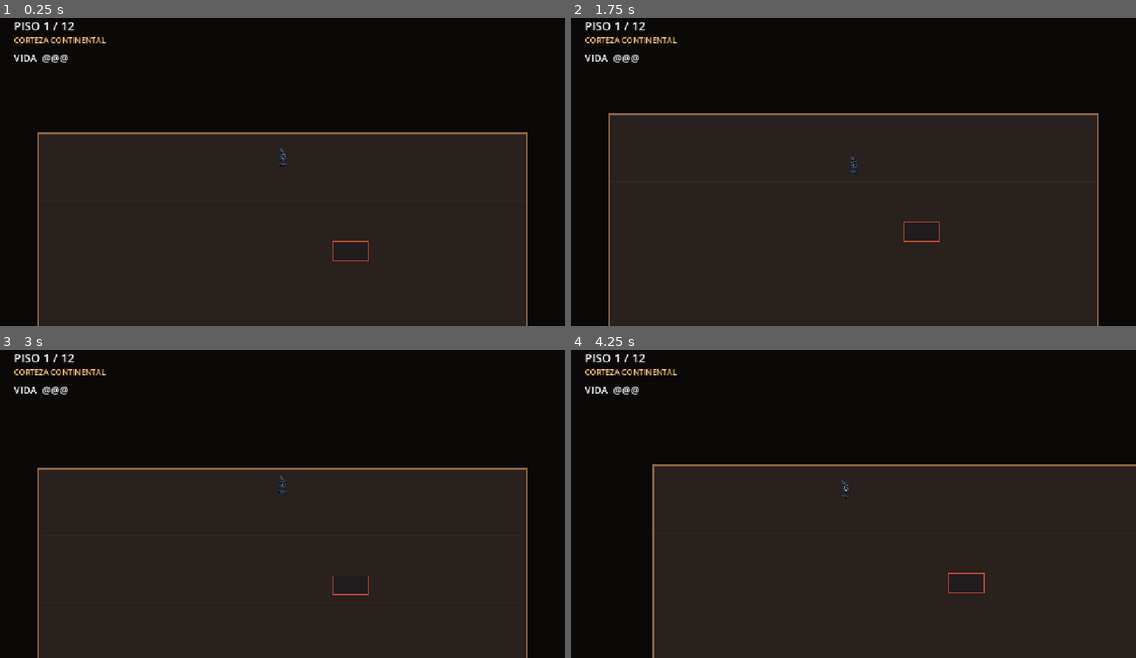
Above: before the commit, frames 1-4 (two rows, left to right).
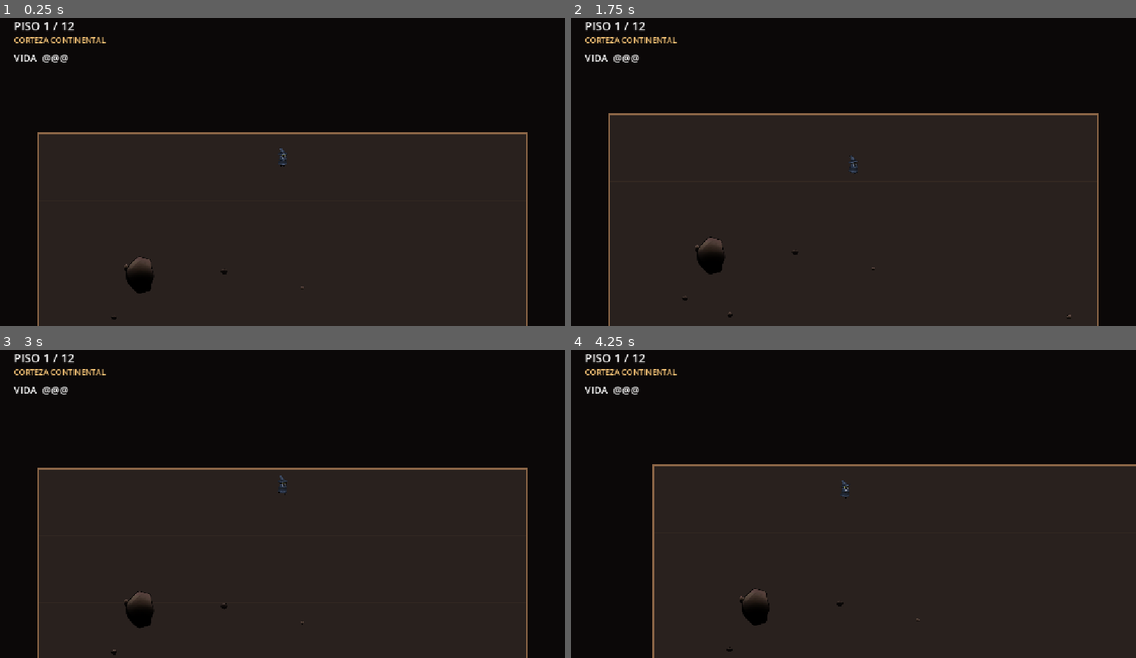
Above: after the commit, the same moments.

Repository: MatiasRodrigo0502/Vacio
Game: Godot game, scene res://scenes/Principal.tscn
Two runs of this game, one before a commit and one after it. Both use one fixed random seed, a clock stepped at 60 frames per second and the inputs below.
Inputs:
- Up to frame 1 (0.25 s): no input
- Up to frame 2 (1.75 s): tap Enter at 0.5 s; hold D (mover_derecha) 0.53-1.28 s; hold R (reiniciar_partida) 0.53-1.28 s; hold S (mover_abajo) from 1.28 s (still down); tap R (reiniciar_partida) at 1.35 s
- Up to frame 3 (3 s): release S (mover_abajo) at 2.03 s; hold D (mover_derecha) 2.03-2.78 s; hold R (reiniciar_partida) 2.03-2.78 s; hold W (mover_arriba) from 2.78 s (still down); tap R (reiniciar_partida) at 2.85 s
- Up to frame 4 (4.25 s): release W (mover_arriba) at 3.53 s; hold A (mover_izquierda) from 3.53 s (still down); hold R (reiniciar_partida) from 3.53 s (still down)

The runs differ from the first frame. In frame 1, 0.4% of the frame differs, in the area x 19-66%, y 72-98%; in frame 2, 0.4%, in the area x 19-89%, y 66-98%; in frame 3, 0.4%; in frame 4, 0.4%.

Commit message:
Los obstaculos pasan a ser rocas de cueva, con decoracion en el suelo
Sustituye los rectangulos dibujados con _draw() por texturas del pack de
cueva, y reparte piedras pequenas por el suelo como decoracion.

- assets/obstaculos: 33 texturas. Los 4 atlas de cueva se partieron
  automaticamente en 100 piezas sueltas (islas de pixeles opacos) y de
  esas se eligieron a mano las que funcionan en vista cenital: cantos
  rodados, bloques y grupos. Descartadas estalagmitas, estalactitas,
  esquirlas y repisas planas, que delatan la vista lateral. 772 KB.
- CatalogoObstaculos (Resource) con las cuatro familias. Lista fija y no
  lectura de carpeta, porque el orden en disco no es estable entre
  sistemas y los 12 pisos tienen que ser identicos en las tres maquinas.
- DatosPiso gana familia_obstaculos (elegible por piso desde su .tres) y
  catalogo_obstaculos, para poder meter otro pack de arte sin tocar
  codigo. Progresion: cantos sueltos arriba, grupos en el manto, bloques
  fracturados en el nucleo.
- La colision es el 72% del dibujo: la caja de la textura incluye
  esquinas transparentes y el jugador debe sentir que pasa raspando.
- La decoracion no pasa por el pool (no tiene fisica, es poca y muere con
  el piso) y se genera despues de las rocas con el mismo generador, para
  no alterar la secuencia y que los 12 pisos sigan siendo los de siempre.
- El suelo se queda en color plano: ningun pack trae textura cenital
  repetible, y el color por profundidad es lo que comunica las capas.

Verificado en headless: los 12 pisos colocan ahora el 100% de las rocas
pedidas (antes el repartidor descartaba algunas), pool estable en 40 y
victoria en el piso 12. El tinte por profundidad se ajusto midiendo
contraste sobre captura: 0,33x la luminancia del suelo (~3:1).

Co-Authored-By: Claude Opus 5 <noreply@anthropic.com>

Diff:
--- /dev/null
+++ b/assets/obstaculos/catalogo_cueva.tres
@@ -0,0 +1,43 @@
+[gd_resource type="Resource" script_class="CatalogoObstaculos" load_steps=35 format=3]
+
+[ext_resource type="Script" path="res://scripts/catalogo_obstaculos.gd" id="0_catalogo"]
+[ext_resource type="Texture2D" path="res://assets/obstaculos/piedra_00.png" id="piedra_00"]
+[ext_resource type="Texture2D" path="res://assets/obstaculos/piedra_01.png" id="piedra_01"]
+[ext_resource type="Texture2D" path="res://assets/obstaculos/piedra_02.png" id="piedra_02"]
+[ext_resource type="Texture2D" path="res://assets/obstaculos/piedra_03.png" id="piedra_03"]
+[ext_resource type="Texture2D" path="res://assets/obstaculos/piedra_04.png" id="piedra_04"]
+[ext_resource type="Texture2D" path="res://assets/obstaculos/piedra_05.png" id="piedra_05"]
+[ext_resource type="Texture2D" path="res://assets/obstaculos/piedra_06.png" id="piedra_06"]
+[ext_resource type="Texture2D" path="res://assets/obstaculos/piedra_07.png" id="piedra_07"]
+[ext_resource type="Texture2D" path="res://assets/obstaculos/roca_00.png" id="roca_00"]
+[ext_resource type="Texture2D" path="res://assets/obstaculos/roca_01.png" id="roca_01"]
+[ext_resource type="Texture2D" path="res://assets/obstaculos/roca_02.png" id="roca_02"]
+[ext_resource type="Texture2D" path="res://assets/obstaculos/roca_03.png" id="roca_03"]
+[ext_resource type="Texture2D" path="res://assets/obstaculos/roca_04.png" id="roca_04"]
+[ext_resource type="Texture2D" path="res://assets/obstaculos/roca_05.png" id="roca_05"]
+[ext_resource type="Texture2D" path="res://assets/obstaculos/roca_06.png" id="roca_06"]
+[ext_resource type="Texture2D" path="res://assets/obstaculos/roca_07.png" id="roca_07"]
+[ext_resource type="Texture2D" path="res://assets/obstaculos/roca_08.png" id="roca_08"]
+[ext_resource type="Texture2D" path="res://assets/obstaculos/roca_09.png" id="roca_09"]
+[ext_resource type="Texture2D" path="res://assets/obstaculos/bloque_00.png" id="bloque_00"]
+[ext_resource type="Texture2D" path="res://assets/obstaculos/bloque_01.png" id="bloque_01"]
+[ext_resource type="Texture2D" path="res://assets/obstaculos/bloque_02.png" id="bloque_02"]
+[ext_resource type="Texture2D" path="res://assets/obstaculos/bloque_03.png" id="bloque_03"]
+[ext_resource type="Texture2D" path="res://assets/obstaculos/bloque_04.png" id="bloque_04"]
+[ext_resource type="Texture2D" path="res://assets/obstaculos/bloque_05.png" id="bloque_05"]
+[ext_resource type="Texture2D" path="res://assets/obstaculos/bloque_06.png" id="bloque_06"]
+[ext_resource type="Texture2D" path="res://assets/obstaculos/grupo_00.png" id="grupo_00"]
+[ext_resource type="Texture2D" path="res://assets/obstaculos/grupo_01.png" id="grupo_01"]
+[ext_resource type="Texture2D" path="res://assets/obstaculos/grupo_02.png" id="grupo_02"]
+[ext_resource type="Texture2D" path="res://assets/obstaculos/grupo_03.png" id="grupo_03"]
+[ext_resource type="Texture2D" path="res://assets/obstaculos/grupo_04.png" id="grupo_04"]
+[ext_resource type="Texture2D" path="res://assets/obstaculos/grupo_05.png" id="grupo_05"]
+[ext_resource type="Texture2D" path="res://assets/obstaculos/grupo_06.png" id="grupo_06"]
+[ext_resource type="Texture2D" path="res://assets/obstaculos/grupo_07.png" id="grupo_07"]
+
+[resource]
+script = ExtResource("0_catalogo")
+piedras = Array[Texture2D]([ExtResource("piedra_00"), ExtResource("piedra_01"), ExtResource("piedra_02"), ExtResource("piedra_03"), ExtResource("piedra_04"), ExtResource("piedra_05"), ExtResource("piedra_06"), ExtResource("piedra_07")])
+rocas = Array[Texture2D]([ExtResource("roca_00"), ExtResource("roca_01"), ExtResource("roca_02"), ExtResource("roca_03"), ExtResource("roca_04"), ExtResource("roca_05"), ExtResource("roca_06"), ExtResource("roca_07"), ExtResource("roca_08"), ExtResource("roca_09")])
+bloques = Array[Texture2D]([ExtResource("bloque_00"), ExtResource("bloque_01"), ExtResource("bloque_02"), ExtResource("bloque_03"), ExtResource("bloque_04"), ExtResource("bloque_05"), ExtResource("bloque_06")])
+grupos = Array[Texture2D]([ExtResource("grupo_00"), ExtResource("grupo_01"), ExtResource("grupo_02"), ExtResource("grupo_03"), ExtResource("grupo_04"), ExtResource("grupo_05"), ExtResource("grupo_06"), ExtResource("grupo_07")])
--- a/resources/pisos/piso_01_corteza_continental.tres
+++ b/resources/pisos/piso_01_corteza_continental.tres
@@ -10,4 +10,5 @@
 radio_vision = 520.0
 es_nivel_final = false
 alto_area = 1800.0
+familia_obstaculos = "roca"
 cantidad_obstaculos = 4
--- a/resources/pisos/piso_02_corteza_oceanica.tres
+++ b/resources/pisos/piso_02_corteza_oceanica.tres
@@ -10,4 +10,5 @@
 radio_vision = 495.0
 es_nivel_final = false
 alto_area = 1780.0
+familia_obstaculos = "roca"
 cantidad_obstaculos = 5
--- a/resources/pisos/piso_03_litosfera_superior.tres
+++ b/resources/pisos/piso_03_litosfera_superior.tres
@@ -10,4 +10,5 @@
 radio_vision = 470.0
 es_nivel_final = false
 alto_area = 1760.0
+familia_obstaculos = "roca"
 cantidad_obstaculos = 6
--- a/resources/pisos/piso_04_astenosfera.tres
+++ b/resources/pisos/piso_04_astenosfera.tres
@@ -10,4 +10,5 @@
 radio_vision = 445.0
 es_nivel_final = false
 alto_area = 1740.0
+familia_obstaculos = "roca"
 cantidad_obstaculos = 8
--- a/resources/pisos/piso_05_manto_superior.tres
+++ b/resources/pisos/piso_05_manto_superior.tres
@@ -10,4 +10,5 @@
 radio_vision = 420.0
 es_nivel_final = false
 alto_area = 1720.0
+familia_obstaculos = "grupo"
 cantidad_obstaculos = 9
--- a/resources/pisos/piso_06_zona_de_transicion.tres
+++ b/resources/pisos/piso_06_zona_de_transicion.tres
@@ -10,4 +10,5 @@
 radio_vision = 395.0
 es_nivel_final = false
 alto_area = 1700.0
+familia_obstaculos = "grupo"
 cantidad_obstaculos = 11
--- a/resources/pisos/piso_07_manto_inferior.tres
+++ b/resources/pisos/piso_07_manto_inferior.tres
@@ -10,4 +10,5 @@
 radio_vision = 370.0
 es_nivel_final = false
 alto_area = 1680.0
+familia_obstaculos = "grupo"
 cantidad_obstaculos = 13
--- a/resources/pisos/piso_08_capa_d.tres
+++ b/resources/pisos/piso_08_capa_d.tres
@@ -10,4 +10,5 @@
 radio_vision = 345.0
 es_nivel_final = false
 alto_area = 1660.0
+familia_obstaculos = "grupo"
 cantidad_obstaculos = 15
--- a/resources/pisos/piso_09_nucleo_externo_exterior.tres
+++ b/resources/pisos/piso_09_nucleo_externo_exterior.tres
@@ -10,4 +10,5 @@
 radio_vision = 320.0
 es_nivel_final = false
 alto_area = 1640.0
+familia_obstaculos = "bloque"
 cantidad_obstaculos = 16
--- a/resources/pisos/piso_10_nucleo_externo_interior.tres
+++ b/resources/pisos/piso_10_nucleo_externo_interior.tres
@@ -10,4 +10,5 @@
 radio_vision = 295.0
 es_nivel_final = false
 alto_area = 1620.0
+familia_obstaculos = "bloque"
 cantidad_obstaculos = 17
--- a/resources/pisos/piso_11_limite_del_nucleo_interno.tres
+++ b/resources/pisos/piso_11_limite_del_nucleo_interno.tres
@@ -10,4 +10,5 @@
 radio_vision = 270.0
 es_nivel_final = false
 alto_area = 1600.0
+familia_obstaculos = "bloque"
 cantidad_obstaculos = 18
--- a/resources/pisos/piso_12_nucleo_interno.tres
+++ b/resources/pisos/piso_12_nucleo_interno.tres
@@ -10,4 +10,5 @@
 radio_vision = 240.0
 es_nivel_final = true
 alto_area = 1580.0
+familia_obstaculos = "bloque"
 cantidad_obstaculos = 18
--- a/scenes/Obstaculo.tscn
+++ b/scenes/Obstaculo.tscn
@@ -11,5 +11,7 @@
 monitorable = false
 script = ExtResource("1_obstaculo")
 
+[node name="Sprite" type="Sprite2D" parent="."]
+
 [node name="Forma" type="CollisionShape2D" parent="."]
 shape = SubResource("RectangleShape2D_obst")
--- a/scenes/Piso.tscn
+++ b/scenes/Piso.tscn
@@ -7,6 +7,8 @@
 
 [node name="Piso" type="Node2D"]
 script = ExtResource("1_piso")
+
+[node name="Decoracion" type="Node2D" parent="."]
 
 [node name="Muros" type="StaticBody2D" parent="."]
 collision_layer = 2
--- /dev/null
+++ b/scripts/catalogo_obstaculos.gd
@@ -0,0 +1,39 @@
+## Catalogo de texturas de obstaculos, agrupadas por familia.
+##
+## POR QUE UN RESOURCE Y NO UNA CARPETA QUE SE LEE SOLA:
+## el orden de los archivos en disco no es estable entre sistemas, y los pisos
+## tienen que ser identicos en las tres maquinas del equipo. Con una lista fija
+## dentro de un .tres, la piedra numero 3 es la misma para todo el mundo.
+##
+## Anadir un pack de arte nuevo (lava, hielo...) = crear otro .tres de este tipo
+## y apuntarlo desde el DatosPiso del piso que lo use. Sin tocar codigo.
+class_name CatalogoObstaculos
+extends Resource
+
+## Piedras pequenas. Se usan como decoracion del suelo, sin colision.
+@export var piedras: Array[Texture2D] = []
+## Rocas sueltas de tamano medio. Familia por defecto de los obstaculos.
+@export var rocas: Array[Texture2D] = []
+## Bloques angulares. Pensados para los pisos profundos, de roca fracturada.
+@export var bloques: Array[Texture2D] = []
+## Grupos de varias rocas juntas. Ocupan mas y cierran mas el paso.
+@export var grupos: Array[Texture2D] = []
+
+
+## Devuelve las texturas de una familia. Si el nombre no existe, cae en rocas:
+## un piso mal configurado debe verse raro, no romper la partida.
+func texturas_de(familia: String) -> Array[Texture2D]:
+	match familia:
+		"piedra": return piedras
+		"bloque": return bloques
+		"grupo": return grupos
+		"roca": return rocas
+		_:
+			push_warning("Familia de obstaculos desconocida: '%s'. Se usan rocas." % familia)
+			return rocas
+
+
+## Comprueba que el catalogo no esta vacio antes de usarlo.
+func esta_completo() -> bool:
+	return not piedras.is_empty() and not rocas.is_empty() \
+		and not bloques.is_empty() and not grupos.is_empty()
--- a/scripts/datos_piso.gd
+++ b/scripts/datos_piso.gd
@@ -39,3 +39,12 @@
 
 ## Cuantos obstaculos se colocan en el piso.
 @export var cantidad_obstaculos: int = 6
+
+## Que familia de rocas usa este piso. Cambiarla es la forma mas barata de dar
+## personalidad a una capa sin tocar nada mas.
+@export_enum("roca", "piedra", "bloque", "grupo") var familia_obstaculos: String = "roca"
+
+## Catalogo de texturas alternativo. Si se deja vacio se usa el de la cueva.
+## Existe para que en el futuro se pueda meter un pack de arte distinto en los
+## pisos profundos (lava, cristal...) sin tocar una linea de codigo.
+@export var catalogo_obstaculos: CatalogoObstaculos = null
--- a/scripts/obstaculo.gd
+++ b/scripts/obstaculo.gd
@@ -1,24 +1,31 @@
-## Obstaculo basico: bloque estatico que resta vida al tocarlo.
+## Obstaculo: roca que resta vida al tocarla.
 ##
 ## POR QUE Area2D Y NO StaticBody2D:
-## un cuerpo solido frenaria al jugador y el golpe se sentiria como un choque
-## de plataformas. Con un Area2D el jugador lo atraviesa, pierde vida y sigue
-## en movimiento, que es lo que pide un juego de habilidad y precision.
+## un cuerpo solido frenaria al jugador y el golpe se sentiria como un choque de
+## plataformas. Con un Area2D el jugador la atraviesa, pierde vida y sigue en
+## movimiento, que es lo que pide un juego de habilidad y precision.
 ##
 ## Este nodo esta pensado para vivir en un pool: nunca se libera, se recicla.
-## Por eso todo el estado se resetea en preparar() y no en _ready().
+## Por eso todo el estado (textura, escala, tinte, tamano) se fija en preparar()
+## y no en _ready().
 class_name Obstaculo
 extends Area2D
 
 ## Vida que quita cada impacto.
 @export var dano: int = 1
 
-## Velocidad heredada del piso. En Fase 1 no se usa (bloques estaticos), pero
-## se guarda para que los obstaculos moviles de fases futuras la lean tal cual.
+## La colision es mas pequena que el dibujo, a proposito. Dos razones: la caja
+## de la textura incluye esquinas transparentes, y en un juego de precision el
+## jugador tiene que sentir que "ha pasado raspando", no que le golpea el aire.
+const FACTOR_COLISION: float = 0.72
+
+## Velocidad heredada del piso. En Fase 1 no se usa (rocas estaticas), pero se
+## guarda para que los obstaculos moviles de fases futuras la lean tal cual.
 var velocidad: float = 0.0
 
 var _tamano: Vector2 = Vector2(48, 48)
 
+@onready var _sprite: Sprite2D = $Sprite
 @onready var _forma: CollisionShape2D = $Forma
 
 
@@ -26,14 +33,24 @@
 	body_entered.connect(_al_entrar_cuerpo)
 
 
-## Configura el obstaculo antes de activarlo. Lo llama el piso al construirse.
-func preparar(posicion: Vector2, tamano: Vector2, velocidad_piso: float) -> void:
+## Configura la roca antes de activarla. La llama el piso al construirse.
+## lado_objetivo es el lado mayor que debe ocupar en el mundo: la textura se
+## escala de forma uniforme para no deformar la roca.
+func preparar(posicion: Vector2, textura: Texture2D, lado_objetivo: float,
+		tinte: Color, velocidad_piso: float) -> void:
 	global_position = posicion
-	_tamano = tamano
 	velocidad = velocidad_piso
 
+	_sprite.texture = textura
+	_sprite.modulate = tinte
+
+	var tam_textura := Vector2(textura.get_size())
+	var escala := lado_objetivo / maxf(tam_textura.x, tam_textura.y)
+	_sprite.scale = Vector2(escala, escala)
+	_tamano = tam_textura * escala
+
 	var rectangulo := RectangleShape2D.new()
-	rectangulo.size = _tamano
+	rectangulo.size = _tamano * FACTOR_COLISION
 	_forma.shape = rectangulo
 
 	activar()
@@ -44,14 +61,13 @@
 	# set_deferred porque activar o desactivar el monitoreo en mitad de un paso
 	# de fisica dispara un error del motor.
 	set_deferred("monitoring", true)
-	queue_redraw()
 
 
 func desactivar() -> void:
 	visible = false
 	set_deferred("monitoring", false)
-	# Se aparca lejos del area jugable: un obstaculo reciclado nunca debe
-	# quedarse detectando colisiones en la posicion del piso anterior.
+	# Se aparca lejos del area jugable: una roca reciclada nunca debe quedarse
+	# detectando colisiones en la posicion del piso anterior.
 	global_position = Vector2(-100000, -100000)
 
 
@@ -61,12 +77,6 @@
 
 func _al_entrar_cuerpo(cuerpo: Node2D) -> void:
 	# El obstaculo no sabe que es un "Jugador" concreto: solo pide que sepa
-	# recibir dano. Asi el mismo obstaculo servira para otras entidades.
+	# recibir dano. Asi la misma roca servira para otras entidades.
 	if cuerpo.has_method("recibir_dano"):
 		cuerpo.recibir_dano(dano)
-
-
-func _draw() -> void:
-	var rectangulo := Rect2(-_tamano * 0.5, _tamano)
-	draw_rect(rectangulo, Color(0.13, 0.11, 0.12, 0.95))
-	draw_rect(rectangulo, Color(0.85, 0.32, 0.22, 0.9), false, 3.0)
--- a/scripts/piso.gd
+++ b/scripts/piso.gd
@@ -26,6 +26,9 @@
 const DESPEJE_ENTRADA: float = 150.0
 const DESPEJE_SALIDA: float = 130.0
 
+## Catalogo de rocas por defecto. Cada piso puede sobreescribirlo desde su .tres.
+const CATALOGO_POR_DEFECTO := preload("res://assets/obstaculos/catalogo_cueva.tres")
+
 var datos: DatosPiso = null
 var numero_piso: int = 1
 
@@ -35,6 +38,7 @@
 var _salida_usada: bool = false
 
 @onready var _muros: StaticBody2D = $Muros
+@onready var _decoracion: Node2D = $Decoracion
 @onready var _zona_salida: Area2D = $ZonaSalida
 @onready var _forma_salida: CollisionShape2D = $ZonaSalida/Forma
 
@@ -142,28 +146,36 @@
 	if _pool == null or datos == null:
 		return
 
+	var catalogo: CatalogoObstaculos = datos.catalogo_obstaculos
+	if catalogo == null:
+		catalogo = CATALOGO_POR_DEFECTO
+	var texturas := catalogo.texturas_de(datos.familia_obstaculos)
+	if texturas.is_empty():
+		push_warning("El catalogo del piso %d no tiene texturas." % numero_piso)
+		return
+
 	var generador := RandomNumberGenerator.new()
 	generador.seed = hash(datos.nombre_capa) + numero_piso * 7919
+	var tinte := tinte_profundidad()
 
 	var entrada := Vector2(0.0, -_alto() * 0.5 + MARGEN_ENTRADA)
 	var salida := Vector2(0.0, _alto() * 0.5 - MARGEN_SALIDA)
 
-	# Los bloques se encogen con la profundidad porque el area tambien se
+	# Las rocas se encogen con la profundidad porque el area tambien se
 	# estrecha: si no, en el piso 12 no cabria nada jugable.
-	var lado_base := clampf(_ancho() * 0.055, 26.0, 70.0)
+	var lado_base := clampf(_ancho() * 0.075, 34.0, 96.0)
 	var posiciones: Array[Vector2] = []
+	var lados: Array[float] = []
 
 	for _i in datos.cantidad_obstaculos:
-		var tamano := Vector2(
-			lado_base * generador.randf_range(0.8, 1.9),
-			lado_base * generador.randf_range(0.8, 1.9))
+		var lado := lado_base * generador.randf_range(0.75, 1.6)
 
 		# Hasta 24 intentos de encontrar un hueco valido. Si no lo encuentra,
-		# se descarta ese obstaculo: mejor un piso con uno menos que un piso
+		# se descarta esa roca: mejor un piso con una menos que un piso
 		# imposible de pasar.
 		for _intento in 24:
 			var candidata := Vector2(
-				generador.randf_range(-_ancho() * 0.5 + tamano.x, _ancho() * 0.5 - tamano.x),
+				generador.randf_range(-_ancho() * 0.5 + lado, _ancho() * 0.5 - lado),
 				generador.randf_range(entrada.y + DESPEJE_ENTRADA, salida.y - DESPEJE_SALIDA))
 
 			if candidata.distance_to(entrada) < DESPEJE_ENTRADA:
@@ -171,20 +183,64 @@
 			if candidata.distance_to(salida) < DESPEJE_SALIDA:
 				continue
 
-			var separacion_minima := tamano.length() + 70.0
+			# La separacion depende del tamano de las dos rocas implicadas, no
+			# de un valor fijo: si no, las grandes se solapan y las pequenas
+			# quedan absurdamente espaciadas.
 			var libre := true
-			for ocupada in posiciones:
-				if candidata.distance_to(ocupada) < separacion_minima:
+			for n in posiciones.size():
+				if candidata.distance_to(posiciones[n]) < (lado + lados[n]) * 0.6 + 40.0:
 					libre = false
 					break
 			if not libre:
 				continue
 
 			var obstaculo := _pool.obtener()
-			obstaculo.preparar(to_global(candidata), tamano, datos.velocidad_obstaculos)
+			obstaculo.preparar(to_global(candidata),
+				texturas[generador.randi() % texturas.size()],
+				lado, tinte, datos.velocidad_obstaculos)
 			_obstaculos.append(obstaculo)
 			posiciones.append(candidata)
+			lados.append(lado)
 			break
+
+	_colocar_decoracion(generador, tinte, catalogo)
+
+
+## Reparte piedras pequenas por el suelo. Son solo decoracion: sin colision y
+## sin logica.
+##
+## POR QUE NO PASAN POR EL POOL: no tienen fisica, son pocas y mueren con el
+## piso. Meterlas en el pool anadiria contabilidad a cambio de nada. El pool
+## existe por los Area2D, que son los caros de crear y destruir.
+##
+## Se generan con el MISMO generador que las rocas y despues que ellas, para no
+## alterar la secuencia de numeros: si no, anadir decoracion moveria de sitio
+## todos los obstaculos y los 12 pisos dejarian de ser los de siempre.
+func _colocar_decoracion(generador: RandomNumberGenerator, tinte: Color,
+		catalogo: CatalogoObstaculos) -> void:
+	for hijo in _decoracion.get_children():
+		hijo.queue_free()
+
+	var piedras := catalogo.texturas_de("piedra")
+	if piedras.is_empty():
+		return
+
+	var cuantas := datos.cantidad_obstaculos * 2 + 6
+	for _i in cuantas:
+		var textura: Texture2D = piedras[generador.randi() % piedras.size()]
+		var piedra := Sprite2D.new()
+		piedra.texture = textura
+		var lado := generador.randf_range(10.0, 26.0)
+		var escala := lado / maxf(textura.get_size().x, textura.get_size().y)
+		piedra.scale = Vector2(escala, escala)
+		# Volteo horizontal en vez de rotacion: el arte tiene la luz desde
+		# arriba y rotarlo delataria que son recortes de un atlas.
+		piedra.flip_h = generador.randf() < 0.5
+		piedra.modulate = Color(tinte.r, tinte.g, tinte.b, 0.8)
+		piedra.position = Vector2(
+			generador.randf_range(-_ancho() * 0.5 + 24.0, _ancho() * 0.5 - 24.0),
+			generador.randf_range(-_alto() * 0.5 + 24.0, _alto() * 0.5 - 24.0))
+		_decoracion.add_child(piedra)
 
 
 func _al_entrar_en_salida(cuerpo: Node2D) -> void:
@@ -198,10 +254,23 @@
 	salida_alcanzada.emit()
 
 
+## Tinte que se aplica a rocas y piedras segun la profundidad.
+##
+## El arte de las rocas es marron de cueva y a partir del piso 8 el suelo tira a
+## rojo incandescente, asi que sin tinte la roca canta como pieza de otro juego.
+##
+## OJO AL AJUSTARLO: el tinte tambien decide si el obstaculo se ve, y eso pesa
+## mas que el estilo. Medido sobre una captura del piso 9, con estos valores la
+## roca queda a 0,33 veces la luminancia del suelo (contraste ~3:1, se lee de un
+## vistazo). Aclararlas para lucir mas el dibujo de la roca lo baja a 0,48 (~2:1)
+## y el obstaculo empieza a fundirse con el fondo. Probado y descartado.
+func tinte_profundidad() -> Color:
+	var profundidad := clampf(float(numero_piso - 1) / 11.0, 0.0, 1.0)
+	return Color(0.92, 0.88, 0.84).lerp(Color(1.0, 0.52, 0.34), profundidad)
+
+
 # --- Pintado ----------------------------------------------------------------
 
-## El piso se dibuja por codigo (todavia no hay arte). El color se interpola
-## entre la corteza y el nucleo segun la profundidad, para que se note el descenso.
 func _draw() -> void:
 	var profundidad := clampf(float(numero_piso - 1) / 11.0, 0.0, 1.0)
 	var color_suelo := Color(0.16, 0.13, 0.12).lerp(Color(0.42, 0.13, 0.06), profundidad)
Binary file added: assets/obstaculos/bloque_00.png
Binary file added: assets/obstaculos/bloque_01.png
Binary file added: assets/obstaculos/bloque_02.png
Binary file added: assets/obstaculos/bloque_03.png
Binary file added: assets/obstaculos/bloque_04.png
Binary file added: assets/obstaculos/bloque_05.png
Binary file added: assets/obstaculos/bloque_06.png
Binary file added: assets/obstaculos/grupo_00.png
Binary file added: assets/obstaculos/grupo_01.png
Binary file added: assets/obstaculos/grupo_02.png
Binary file added: assets/obstaculos/grupo_03.png
Binary file added: assets/obstaculos/grupo_04.png
(and 23 more such lines)
